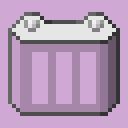
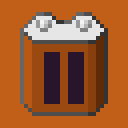
The second 128x128 image is a revision of the first. Changes to its layers:
added group "Layer Group #6" with 6 layers above "Palette" over [0, 0, 108, 116]
added layer "Visible #6" in group "Layer Group #6" over [20, 12, 108, 116]
added layer "Visible #5" in group "Layer Group #6" over [20, 12, 108, 116]
added layer "Visible #4" in group "Layer Group #6" over [20, 12, 108, 116]
added layer "Visible #3" in group "Layer Group #6" over [20, 12, 108, 116]
added layer "Visible #2" in group "Layer Group #6" over [20, 12, 108, 116]
showed group "Medium Battery" (7 layers) over [0, 0, 128, 128]
painted on "color #6" over [0, 0, 128, 128]
painted on "color #4" over [0, 0, 128, 128]
hid group "Large Battery" (7 layers) over [0, 0, 128, 128]
